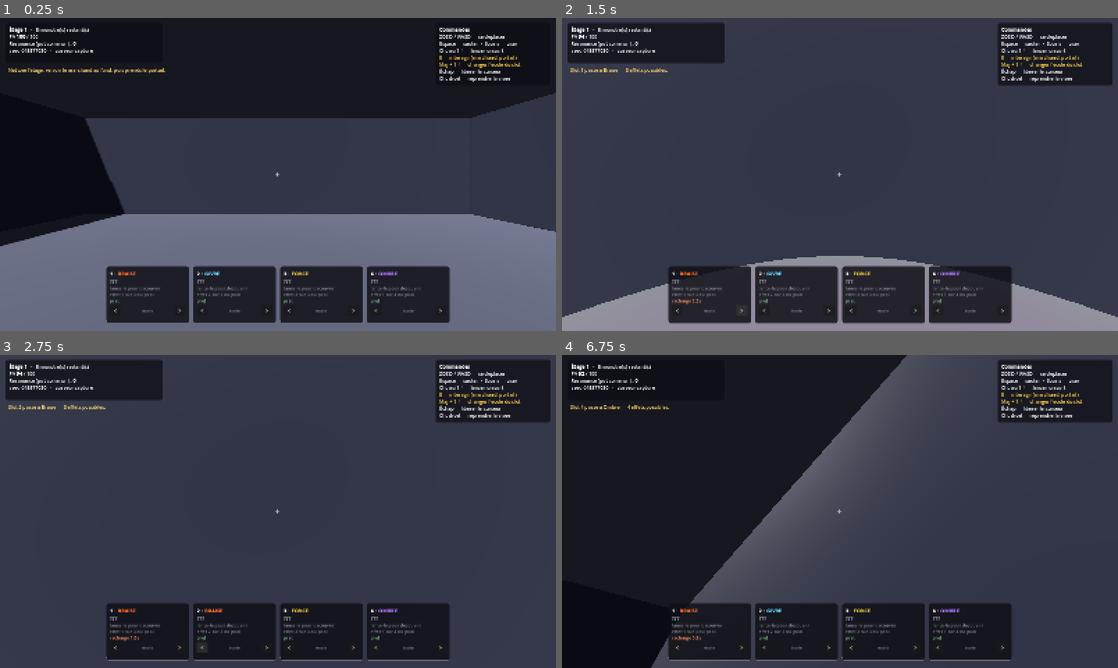
Above: before the commit, frames 1-4 (two rows, left to right).
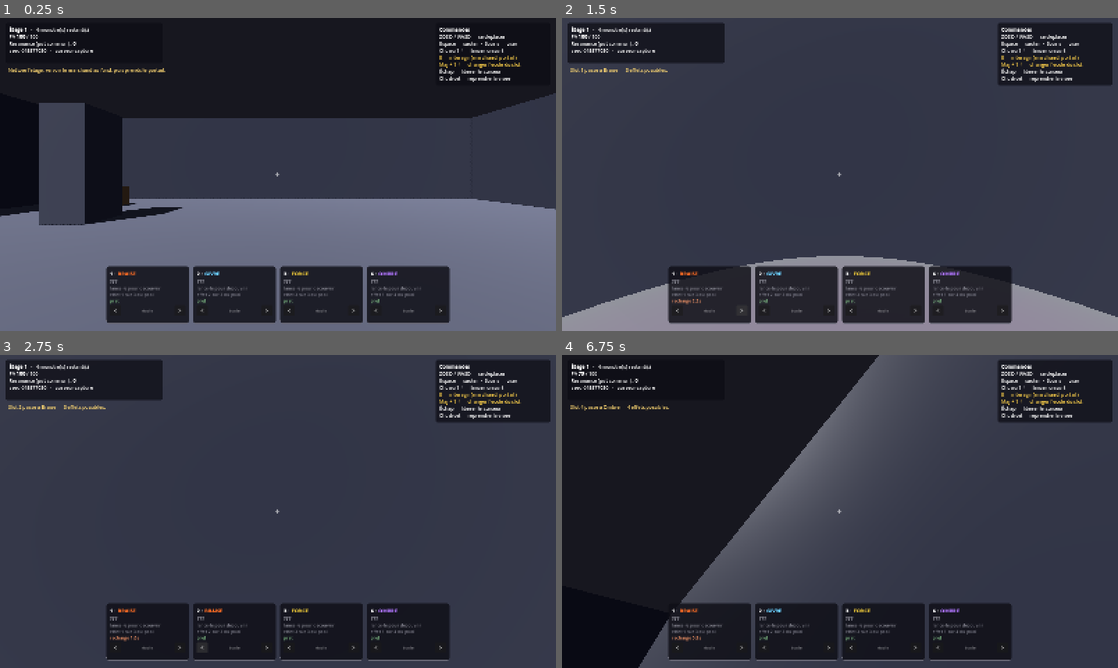
Above: after the commit, the same moments.

Repository: Treri-afk/depthcast
Game: Godot game, scene res://scenes/prototype.tscn
Two runs of this game, one before a commit and one after it. Both use one fixed random seed, a clock stepped at 60 frames per second and the inputs below.
Inputs (mouse positions are in pixels of both pictures, inside the frame that each line leads up to):
- Up to frame 1 (0.25 s): no input
- Up to frame 2 (1.5 s): click "<" at 0.5 s; click ">" at 1.25 s
- Up to frame 3 (2.75 s): click "<" at 2 s
- Up to frame 4 (6.75 s): click ">" at 2.75 s; click "<" at 3.5 s; click ">" at 4.25 s; click "<" at 5 s; click ">" at 5.75 s; move the mouse to (867, 511) at 6.52 s; hold W (proto_haut) from 6.53 s (still down); tap E (proto_interagir) at 6.6 s; click (867, 511) at 6.67 s

The runs differ from the first frame. In frame 1, 9.1% of the frame differs, in the area x 0-100%, y 3-73%; in frame 2, less than 0.1%; in frame 3, less than 0.1%; in frame 4, 3.0%.

Commit message:
feat: IA à états, trois archétypes de monstres, salles meublées et physiques
Un monstre qui fonce tout droit ne crée aucune décision chez le joueur.
L'IA devient une machine à états : approche, garde, assaut, repli. Le
monstre tourne autour de sa cible à distance de garde, choisit son
moment, charge deux fois plus vite qu'il ne marche, frappe, se replie.

Un éclat précède chaque attaque. Sans télégraphe, un coup n'est pas
esquivable, il est seulement subi.

Trois archétypes qui posent des problèmes différents, pas des variantes
de points de vie :
  Rôdeur — tourne et s'engage par à-coups, il faut anticiper l'assaut
  Brute  — avance sans dévier, encaisse, frappe fort : le kiting seul ne
           suffit plus, il faut la contrôler
  Rôdeuse ailée — vole, garde ses distances et tire, ignore les
           obstacles au sol et punit ceux qui restent à découvert

Le sens de rotation alterne selon l'id : sinon tous tournent du même
côté et forment une ronde parfaitement lisible, donc sans danger. Être
repoussé interrompt un assaut en cours.

Salles agrandies (22 à 30) et meublées : piliers en retrait qui créent
des angles morts, estrades avec marches qui donnent une raison de
sauter, caisses, tonneaux et tables en RigidBody3D.

Les objets réagissent aux sorts et aux corps. Répulsion, Attraction et
les novas les projettent, atténués par la distance et divisés par la
masse — une table lourde bouge moins qu'un tonneau. Joueur et monstres
les bousculent en marchant : un CharacterBody3D ne pousse pas un corps
rigide tout seul, il faut lui appliquer l'impulsion à la main.

Co-Authored-By: Claude Opus 5 <noreply@anthropic.com>

Diff:
--- a/scripts/prototype/monster_avatar.gd
+++ b/scripts/prototype/monster_avatar.gd
@@ -1,66 +1,182 @@
 class_name MonsterAvatar
 extends CharacterBody3D
-## Le corps d'un monstre dans le prototype. JETABLE — remplacé en C3.
+## Le corps et le comportement d'un monstre. JETABLE — remplacé en C3.
 ##
 ## Il ne connaît que son `monster_id`. Ses points de vie vivent dans
-## MonsterState, à l'intérieur de GameState (R1). Il ne s'inflige ni ne
-## s'applique jamais de dégâts lui-même : il écoute et il réagit.
+## MonsterState, à l'intérieur de GameState (R1). Il n'applique jamais de
+## dégâts lui-même : il soumet une intention au resolver (R4).
 ##
-## Sa position, en revanche, vit ici. C'est une simplification assumée du
-## prototype : les positions n'entreront dans GameState qu'en C3, avec la
-## réplication. D'ici là, pousser ou attirer un monstre est un effet de scène.
-
-const VITESSE: float = 2.6
-const DEGATS_CONTACT: int = 6
-const DELAI_ENTRE_COUPS: float = 1.0
-const PORTEE_CONTACT: float = 1.8
-## Vitesse à laquelle une poussée s'essouffle.
+## L'IA est une petite machine à états, et c'est volontaire : un monstre qui
+## fonce tout droit ne crée aucune décision chez le joueur. Ici il approche,
+## tourne autour, choisit son moment, frappe, se replie. C'est ce cycle qui
+## rend un combat lisible et anticipable.
+
+enum Etat { APPROCHE, GARDE, ASSAUT, REPLI }
+
 const AMORTISSEMENT: float = 6.0
+const GRAVITE: float = 26.0
+## Force avec laquelle un monstre bouscule les caisses et les tables.
+const POUSSEE_OBJETS: float = 3.0
+
+signal veut_tirer(depuis: Vector3, direction: Vector3, degats: int)
 
 var monster_id: int = -1
 ## Ce que le monstre poursuit. Un leurre peut prendre la place du joueur.
 var cible: Node3D = null
 ## Tant que c'est vrai, le monstre a perdu la trace du joueur (Voile).
 var aveugle: bool = false
-
+var stats: Dictionary = {}
+
+var _etat: Etat = Etat.APPROCHE
+var _minuteur: float = 0.0
 var _recharge: float = 0.0
+var _sens_orbite: float = 1.0
 var _impulsion: Vector3 = Vector3.ZERO
 var _facteur_vitesse: float = 1.0
 var _ralenti_restant: float = 0.0
 var _mesh: MeshInstance3D = null
 var _materiau: StandardMaterial3D = null
 var _teinte_restante: float = 0.0
+var _telegraphe: float = 0.0
 
 
 func _ready() -> void:
 	_mesh = get_node_or_null("Mesh") as MeshInstance3D
 	if _mesh != null:
 		_materiau = _mesh.get_surface_override_material(0) as StandardMaterial3D
+	# Un sens de rotation par monstre : sinon ils tournent tous du même côté
+	# et forment une ronde parfaitement lisible, donc sans danger.
+	_sens_orbite = 1.0 if (monster_id % 2 == 0) else -1.0
+	_recharge = float(stats.get("delai_assaut", 2.0)) * 0.5
 
 
 func _physics_process(delta: float) -> void:
 	_recharge = maxf(0.0, _recharge - delta)
+	_minuteur = maxf(0.0, _minuteur - delta)
+	_telegraphe = maxf(0.0, _telegraphe - delta)
 	_maj_ralentissement(delta)
 	_maj_teinte(delta)
 
-	# La poussée s'applique quel que soit l'état : être repoussé pendant qu'on
-	# est gelé doit rester lisible.
 	_impulsion = _impulsion.move_toward(Vector3.ZERO, AMORTISSEMENT * delta)
 
 	var deplacement := Vector3.ZERO
 	if cible != null and not aveugle:
-		var vers: Vector3 = cible.global_position - global_position
-		vers.y = 0.0
-		if vers.length() > PORTEE_CONTACT:
-			deplacement = vers.normalized() * VITESSE * _facteur_vitesse
-		elif _recharge <= 0.0 and not (cible is Node3D and cible.is_in_group("leurre")):
-			_frappe()
-			_recharge = DELAI_ENTRE_COUPS
+		deplacement = _decide(delta)
 
 	velocity.x = deplacement.x + _impulsion.x
 	velocity.z = deplacement.z + _impulsion.z
-	velocity.y = 0.0
+	_maj_vertical(delta)
 	move_and_slide()
+	_bouscule_les_objets()
+
+
+## Le coeur de l'IA. Retourne la vitesse horizontale voulue.
+func _decide(delta: float) -> Vector3:
+	var vers: Vector3 = cible.global_position - global_position
+	vers.y = 0.0
+	var distance: float = vers.length()
+	if distance < 0.01:
+		return Vector3.ZERO
+	var direction: Vector3 = vers / distance
+
+	var vitesse: float = float(stats.get("vitesse", 3.0)) * _facteur_vitesse
+	var garde: float = float(stats.get("distance_garde", 0.0))
+	var sur_un_leurre: bool = cible.is_in_group("leurre")
+
+	match _etat:
+		Etat.APPROCHE:
+			# Une brute n'a pas de distance de garde : elle arrive au contact.
+			if distance <= maxf(garde, float(stats.get("portee_frappe", 2.0))):
+				_etat = Etat.GARDE
+			return direction * vitesse
+
+		Etat.GARDE:
+			if distance > garde * 1.45:
+				_etat = Etat.APPROCHE
+				return direction * vitesse
+
+			if _recharge <= 0.0 and not sur_un_leurre:
+				_engage(distance)
+				return Vector3.ZERO
+
+			# Rotation autour de la cible, avec une légère correction radiale
+			# pour ne pas dériver au fil des tours.
+			var tangente: Vector3 = direction.cross(Vector3.UP) * _sens_orbite
+			var correction: float = clampf((distance - garde) / maxf(garde, 1.0), -1.0, 1.0)
+			return (tangente + direction * correction).normalized() * vitesse * 0.85
+
+		Etat.ASSAUT:
+			if distance <= float(stats.get("portee_frappe", 2.0)):
+				_frappe()
+				_etat = Etat.REPLI
+				_minuteur = float(stats.get("duree_repli", 0.6))
+				_recharge = float(stats.get("delai_assaut", 2.0))
+				return Vector3.ZERO
+			if _minuteur <= 0.0:
+				_etat = Etat.GARDE
+				_recharge = float(stats.get("delai_assaut", 2.0)) * 0.6
+			# L'assaut est plus rapide que la marche : c'est ce qui le rend
+			# menaçant, et ce qui donne au joueur quelque chose à esquiver.
+			return direction * vitesse * 2.1
+
+		Etat.REPLI:
+			if _minuteur <= 0.0:
+				_etat = Etat.GARDE
+			return -direction * vitesse * 0.9
+
+	return Vector3.ZERO
+
+
+## Passage à l'attaque. Les tireurs frappent à distance, les autres chargent.
+func _engage(distance: float) -> void:
+	if bool(stats.get("tire", false)):
+		if distance <= float(stats.get("portee_frappe", 12.0)):
+			var vers: Vector3 = (cible.global_position - global_position).normalized()
+			veut_tirer.emit(global_position, vers, int(stats.get("degats", 8)))
+			_recharge = float(stats.get("delai_assaut", 2.0))
+			_signale_attaque()
+		return
+
+	if float(stats.get("duree_assaut", 0.0)) <= 0.0:
+		# Sans phase de charge (la brute), on frappe dès qu'on est à portée.
+		if distance <= float(stats.get("portee_frappe", 2.0)):
+			_frappe()
+			_recharge = float(stats.get("delai_assaut", 2.0))
+		return
+
+	_etat = Etat.ASSAUT
+	_minuteur = float(stats.get("duree_assaut", 0.4))
+	_signale_attaque()
+
+
+## Un éclat juste avant de frapper : sans télégraphe, une attaque n'est pas
+## esquivable, elle est seulement subie.
+func _signale_attaque() -> void:
+	_telegraphe = 0.35
+	if _materiau != null:
+		_materiau.emission_enabled = true
+		_materiau.emission = Color(1.0, 0.85, 0.4)
+		_materiau.emission_energy_multiplier = 1.4
+
+
+func _maj_vertical(delta: float) -> void:
+	if not bool(stats.get("vole", false)):
+		velocity.y = 0.0 if is_on_floor() else velocity.y - GRAVITE * delta
+		return
+	# Le volant se maintient à son altitude, avec un léger flottement pour
+	# qu'il ne ressemble pas à une cible fixe.
+	var voulue: float = float(stats.get("hauteur_vol", 3.2)) \
+		+ sin(float(Time.get_ticks_msec()) * 0.002 + float(monster_id)) * 0.35
+	velocity.y = (voulue - global_position.y) * 3.0
+
+
+## Un monstre qui traverse une caisse sans la bouger casse l'illusion.
+func _bouscule_les_objets() -> void:
+	for i: int in get_slide_collision_count():
+		var collision := get_slide_collision(i)
+		var corps := collision.get_collider() as RigidBody3D
+		if corps != null:
+			corps.apply_central_impulse(-collision.get_normal() * POUSSEE_OBJETS)
 
 
 func _maj_ralentissement(delta: float) -> void:
@@ -70,35 +186,38 @@
 	_ralenti_restant -= delta
 	if _ralenti_restant <= 0.0:
 		_facteur_vitesse = 1.0
-		if _materiau != null:
+		if _materiau != null and _telegraphe <= 0.0:
 			_materiau.emission_enabled = false
 
 
 func _maj_teinte(delta: float) -> void:
+	if _telegraphe <= 0.0 and _materiau != null and _ralenti_restant <= 0.0 \
+			and _materiau.emission_enabled and _teinte_restante <= 0.0:
+		_materiau.emission_enabled = false
 	if _teinte_restante <= 0.0:
 		return
 	_teinte_restante = maxf(0.0, _teinte_restante - delta * 4.0)
 	if _materiau != null:
-		_materiau.albedo_color = Color(0.75, 0.3, 0.35).lerp(
-			Color(1.0, 1.0, 1.0), _teinte_restante
-		)
-
-
-## Même un monstre passe par le resolver : c'est lui, et lui seul, qui touche
-## aux points de vie (R4). L'avatar se contente de décrire son intention.
+		var base: Color = stats.get("couleur", Color(0.75, 0.3, 0.35))
+		_materiau.albedo_color = base.lerp(Color.WHITE, _teinte_restante)
+
+
+## Même un monstre passe par le resolver : lui seul touche aux points de vie.
 func _frappe() -> void:
 	var intent := EffectIntent.new()
 	intent.source_player_id = -1
 	intent.source_slot = -1
 	intent.kind = EffectIntent.Kind.DAMAGE
-	intent.amount = DEGATS_CONTACT
+	intent.amount = int(stats.get("degats", 6))
 	intent.target_ids = PackedInt64Array([0])
 	EffectResolver.submit(intent)
 
 
-## Poussée ou aspiration. Le vecteur donne la direction et la force.
 func repousse(vecteur: Vector3) -> void:
 	_impulsion += Vector3(vecteur.x, 0.0, vecteur.z)
+	# Être bousculé interrompt un assaut : on ne charge pas en étant projeté.
+	if _etat == Etat.ASSAUT:
+		_etat = Etat.GARDE
 
 
 func ralentis(facteur: float, duree: float) -> void:
@@ -112,5 +231,5 @@
 
 func encaisse_visuellement() -> void:
 	_teinte_restante = 1.0
-	scale = Vector3(1.25, 0.8, 1.25)
+	scale = Vector3(1.2, 0.85, 1.2)
 	create_tween().tween_property(self, "scale", Vector3.ONE, 0.18)
--- a/scripts/prototype/player_avatar.gd
+++ b/scripts/prototype/player_avatar.gd
@@ -116,8 +116,19 @@
 
 	velocity.y = vitesse_verticale
 	move_and_slide()
+	_bouscule_les_objets()
 
 	_ecoute_les_sorts()
+
+
+## Un CharacterBody3D ne pousse pas les corps rigides tout seul : il faut lui
+## dire. Sans ça, on traverse les caisses comme si elles étaient peintes au sol.
+func _bouscule_les_objets() -> void:
+	for i: int in get_slide_collision_count():
+		var collision := get_slide_collision(i)
+		var corps := collision.get_collider() as RigidBody3D
+		if corps != null:
+			corps.apply_central_impulse(-collision.get_normal() * 4.0)
 
 
 func _ecoute_les_sorts() -> void:
--- /dev/null
+++ b/scripts/prototype/prototype_bestiaire.gd
@@ -0,0 +1,87 @@
+class_name PrototypeBestiaire
+extends RefCounted
+## Les archétypes de monstres du PROTOTYPE. JETABLE — devient des Resources
+## `MonsterStats` en C3.
+##
+## La règle est la même que pour les sorts : chaque type doit poser un problème
+## DIFFÉRENT, pas être une variante de points de vie. Trois monstres qui foncent
+## tout droit en ligne droite, c'est un seul monstre décliné trois fois.
+##
+##   Rôdeur  — tourne autour de toi et ne s'engage que par à-coups. Il faut
+##             anticiper son assaut, pas juste reculer.
+##   Brute   — avance sans dévier, encaisse, frappe fort. Elle impose de bouger
+##             ou de la contrôler ; le kiting seul ne suffit pas.
+##   Rôdeuse ailée — vole, garde ses distances et tire. Elle punit ceux qui
+##             restent à découvert, et ignore les obstacles au sol.
+
+enum Archetype { RODEUR, BRUTE, VOLANT }
+
+const TYPES: Dictionary = {
+	Archetype.RODEUR: {
+		"nom": "Rôdeur",
+		"pv": 30,
+		"resonance": 12,
+		"vitesse": 4.2,
+		"degats": 7,
+		"distance_garde": 5.5,      ## distance à laquelle il tourne autour
+		"delai_assaut": 2.4,
+		"duree_assaut": 0.45,
+		"duree_repli": 0.7,
+		"portee_frappe": 2.0,
+		"taille": Vector3(1.1, 1.5, 1.1),
+		"couleur": Color(0.78, 0.32, 0.36),
+		"vole": false,
+	},
+	Archetype.BRUTE: {
+		"nom": "Brute",
+		"pv": 78,
+		"resonance": 26,
+		"vitesse": 2.1,
+		"degats": 17,
+		"distance_garde": 0.0,      ## elle ne garde aucune distance
+		"delai_assaut": 1.6,
+		"duree_assaut": 0.0,
+		"duree_repli": 0.0,
+		"portee_frappe": 2.6,
+		"taille": Vector3(1.9, 2.4, 1.9),
+		"couleur": Color(0.62, 0.24, 0.22),
+		"vole": false,
+	},
+	Archetype.VOLANT: {
+		"nom": "Rôdeuse ailée",
+		"pv": 22,
+		"resonance": 18,
+		"vitesse": 3.6,
+		"degats": 9,
+		"distance_garde": 11.0,
+		"delai_assaut": 2.0,
+		"duree_assaut": 0.0,
+		"duree_repli": 0.0,
+		"portee_frappe": 16.0,      ## portée de tir, pas de contact
+		"taille": Vector3(1.0, 0.8, 1.0),
+		"couleur": Color(0.55, 0.45, 0.85),
+		"vole": true,
+		"hauteur_vol": 3.4,
+		"tire": true,
+		"vitesse_projectile": 13.0,
+	},
+}
+
+
+static func stats(archetype: Archetype) -> Dictionary:
+	return TYPES[archetype]
+
+
+## Composition d'un étage. Elle se durcit en descendant : d'abord des rôdeurs
+## seuls, puis du volant qui force à lever les yeux, puis de la brute.
+static func composition(etage: int, rng: RandomNumberGenerator) -> Array:
+	var out: Array = []
+	out.append(Archetype.RODEUR)
+	out.append(Archetype.RODEUR)
+	if etage >= 1:
+		out.append(Archetype.VOLANT)
+	if etage >= 2:
+		out.append(Archetype.BRUTE)
+	if etage >= 3:
+		out.append(Archetype.VOLANT if rng.randf() < 0.5 else Archetype.RODEUR)
+	return out
--- a/scripts/prototype/prototype_root.gd
+++ b/scripts/prototype/prototype_root.gd
@@ -20,11 +20,12 @@
 const MULTIPLICATEURS: Array[float] = [1.0, 1.5, 2.0, 3.0]
 const PORTEE_INTERACTION: float = 3.2
 const SALLES_PAR_ETAGE: int = 3
-const TAILLE_SALLE_MIN: float = 13.0
-const TAILLE_SALLE_MAX: float = 19.0
+const TAILLE_SALLE_MIN: float = 22.0
+const TAILLE_SALLE_MAX: float = 30.0
+const HAUTEUR_PILIER: float = 4.0
 const LONGUEUR_COULOIR: float = 7.0
 const LARGEUR_COULOIR: float = 4.0
-const HAUTEUR_MUR: float = 4.0
+const HAUTEUR_MUR: float = 5.5
 const VITESSE_PROJECTILE: float = 34.0
 
 var _joueur: PlayerAvatar
@@ -48,6 +49,8 @@
 
 ## Socles du marchand et portail de descente.
 var _socles: Array[Dictionary] = []
+## Caisses, tonneaux et tables : tout ce que les sorts peuvent projeter.
+var _objets_physiques: Array[RigidBody3D] = []
 var _portail: Node3D = null
 var _cible_interaction: Dictionary = {}
 
@@ -178,6 +181,7 @@
 		enfant.queue_free()
 	_salles.clear()
 	_socles.clear()
+	_objets_physiques.clear()
 	_portail = null
 
 	var rng: RandomNumberGenerator = RngService.stream(RngService.STREAM_DUNGEON)
@@ -214,6 +218,7 @@
 		_batit_salle(centres[i], cotes[i], ouvertures)
 		_salles.append({"centre": centres[i], "taille": cotes[i],
 			"marchand": i == SALLES_PAR_ETAGE - 1})
+		_meuble_la_salle(centres[i], cotes[i], rng, i == SALLES_PAR_ETAGE - 1)
 
 	for i: int in SALLES_PAR_ETAGE - 1:
 		_batit_couloir(centres[i] + directions[i] * (cotes[i] * 0.5), directions[i])
@@ -235,6 +240,109 @@
 	for mur: Dictionary in murs:
 		_batit_mur(centre + mur["pos"], cote, mur["le_long_de_z"],
 			ouvertures.has(mur["dir"]))
+
+
+## Meuble une salle : piliers, estrade avec marches, caisses et tables.
+##
+## Deux intentions. D'abord casser la ligne de vue — un espace vide se traverse
+## en ligne droite, un espace encombré force à choisir un chemin. Ensuite donner
+## de la matière aux sorts : la Répulsion n'a aucun sens dans une pièce nue.
+func _meuble_la_salle(centre: Vector3, cote: float, rng: RandomNumberGenerator,
+		marchand: bool) -> void:
+	var demi: float = cote * 0.5
+
+	# Piliers : posés en retrait des murs, ils créent des angles morts.
+	var recul: float = demi * 0.52
+	for signe_x: float in [-1.0, 1.0]:
+		for signe_z: float in [-1.0, 1.0]:
+			if rng.randf() < 0.25:
+				continue
+			_ajoute_bloc(
+				centre + Vector3(signe_x * recul, HAUTEUR_PILIER * 0.5, signe_z * recul),
+				Vector3(1.5, HAUTEUR_PILIER, 1.5), Color(0.24, 0.25, 0.30))
+
+	if marchand:
+		_ajoute_estrade(centre + Vector3(0, 0, -demi * 0.62), 7.0, rng)
+		return
+
+	# Une estrade avec ses marches : de la verticalité, et une raison de sauter.
+	if rng.randf() < 0.7:
+		var angle: float = rng.randf() * TAU
+		var pos := centre + Vector3(cos(angle), 0, sin(angle)) * (demi * 0.55)
+		_ajoute_estrade(pos, rng.randf_range(4.5, 6.5), rng)
+
+	# Caisses, tonneaux, tables.
+	var combien: int = int(rng.randf_range(5, 9))
+	for i: int in combien:
+		var pos := centre + Vector3(
+			rng.randf_range(-demi * 0.78, demi * 0.78), 0.0,
+			rng.randf_range(-demi * 0.78, demi * 0.78))
+		if pos.distance_to(centre) < 3.0:
+			continue
+		var tirage: float = rng.randf()
+		if tirage < 0.45:
+			_ajoute_objet_physique(pos, Vector3(1.0, 1.0, 1.0), 7.0,
+				Color(0.48, 0.36, 0.24), false)
+		elif tirage < 0.8:
+			_ajoute_objet_physique(pos, Vector3(0.9, 1.2, 0.9), 9.0,
+				Color(0.40, 0.30, 0.20), true)
+		else:
+			_ajoute_objet_physique(pos + Vector3(0, 0.35, 0), Vector3(2.2, 0.25, 1.2),
+				14.0, Color(0.34, 0.26, 0.20), false)
+
+
+## Estrade et son escalier. Les marches sont assez basses pour être montées,
+## assez hautes pour que sauter serve.
+func _ajoute_estrade(centre: Vector3, cote: float, rng: RandomNumberGenerator) -> void:
+	var hauteur: float = rng.randf_range(1.0, 1.8)
+	_ajoute_bloc(centre + Vector3(0, hauteur * 0.5, 0),
+		Vector3(cote, hauteur, cote), Color(0.26, 0.27, 0.33))
+
+	var marches: int = 3
+	for i: int in marches:
+		var h: float = hauteur * (float(i + 1) / float(marches))
+		_ajoute_bloc(
+			centre + Vector3(0, h * 0.5, cote * 0.5 + 0.6 + float(marches - 1 - i) * 1.2),
+			Vector3(cote * 0.55, h, 1.2), Color(0.23, 0.24, 0.29))
+
+
+func _ajoute_objet_physique(pos: Vector3, taille: Vector3, masse: float,
+		couleur: Color, cylindrique: bool) -> void:
+	var corps := RigidBody3D.new()
+	corps.position = Vector3(pos.x, taille.y * 0.5 + 0.1, pos.z)
+	corps.mass = masse
+	# Un frein élevé : les objets glissent un peu puis se posent, au lieu de
+	# patiner à l'infini après une Répulsion.
+	corps.linear_damp = 1.6
+	corps.angular_damp = 2.4
+
+	var forme := CollisionShape3D.new()
+	var visuel := MeshInstance3D.new()
+	if cylindrique:
+		var cyl := CylinderShape3D.new()
+		cyl.radius = taille.x * 0.5
+		cyl.height = taille.y
+		forme.shape = cyl
+		var mesh := CylinderMesh.new()
+		mesh.top_radius = taille.x * 0.5
+		mesh.bottom_radius = taille.x * 0.5
+		mesh.height = taille.y
+		visuel.mesh = mesh
+	else:
+		var boite := BoxShape3D.new()
+		boite.size = taille
+		forme.shape = boite
+		var mesh := BoxMesh.new()
+		mesh.size = taille
+		visuel.mesh = mesh
+
+	var mat := StandardMaterial3D.new()
+	mat.albedo_color = couleur
+	visuel.material_override = mat
+	corps.add_child(forme)
+	corps.add_child(visuel)
+	_geometrie.add_child(corps)
+	_objets_physiques.append(corps)
 
 
 func _batit_mur(centre: Vector3, longueur: float, le_long_de_z: bool, perce: bool) -> void:
@@ -361,9 +469,8 @@
 		enfant.queue_free()
 	_avatars.clear()
 
-	# Placement seedé : la même seed rejoue le même étage (R3).
 	var rng: RandomNumberGenerator = RngService.stream(RngService.STREAM_DUNGEON)
-	var pv: int = PV_MONSTRE + GameState.run.floor_index * 8
+	var etage: int = GameState.run.floor_index
 
 	for index_salle: int in _salles.size():
 		var salle: Dictionary = _salles[index_salle]
@@ -371,40 +478,85 @@
 		if salle.get("marchand", false):
 			continue
 		var centre: Vector3 = salle["centre"]
-		var bord: float = float(salle["taille"]) * 0.5 - 2.5
-		# La première salle en contient moins : on y arrive sans être encerclé.
-		var combien: int = MONSTRES_PAR_SALLE - (1 if index_salle == 0 else 0)
-
-		for i: int in combien:
-			var id: int = GameState.spawn_monster(pv, RESONANCE_PAR_MONSTRE)
-			var avatar := MonsterAvatar.new()
-			avatar.monster_id = id
-			avatar.cible = _joueur
-
-			var forme := CollisionShape3D.new()
-			var boite := BoxShape3D.new()
-			boite.size = Vector3(1.2, 1.6, 1.2)
-			forme.shape = boite
-			avatar.add_child(forme)
-
-			var visuel := MeshInstance3D.new()
-			visuel.name = "Mesh"
-			var mesh := BoxMesh.new()
-			mesh.size = Vector3(1.2, 1.6, 1.2)
-			visuel.mesh = mesh
-			var mat := StandardMaterial3D.new()
-			mat.albedo_color = Color(0.75, 0.3, 0.35)
-			visuel.set_surface_override_material(0, mat)
-			avatar.add_child(visuel)
-
-			avatar.position = centre + Vector3(
-				rng.randf_range(-bord, bord), 0.9, rng.randf_range(-bord, bord)
-			)
-			_conteneur_monstres.add_child(avatar)
-			_avatars[id] = avatar
-
-
-# ── Lancer de sorts ───────────────────────────────────────────────────────
+		var bord: float = float(salle["taille"]) * 0.5 - 3.0
+
+		for archetype: int in PrototypeBestiaire.composition(etage, rng):
+			# La première salle est allégée : on ne doit pas être encerclé
+			# dès la première seconde d'un étage.
+			if index_salle == 0 and rng.randf() < 0.3:
+				continue
+			_fait_apparaitre(archetype, centre + Vector3(
+				rng.randf_range(-bord, bord), 0.0, rng.randf_range(-bord, bord)), etage)
+
+
+func _fait_apparaitre(archetype: int, pos: Vector3, etage: int) -> void:
+	var stats: Dictionary = PrototypeBestiaire.stats(archetype)
+	var pv: int = int(stats["pv"]) + etage * 6
+	var id: int = GameState.spawn_monster(pv, int(stats["resonance"]),
+		StringName(String(stats["nom"]).to_lower()))
+
+	var avatar := MonsterAvatar.new()
+	avatar.monster_id = id
+	avatar.cible = _joueur
+	avatar.stats = stats
+
+	var taille: Vector3 = stats["taille"]
+	var forme := CollisionShape3D.new()
+	var boite := BoxShape3D.new()
+	boite.size = taille
+	forme.shape = boite
+	avatar.add_child(forme)
+
+	var visuel := MeshInstance3D.new()
+	visuel.name = "Mesh"
+	var mesh := BoxMesh.new()
+	mesh.size = taille
+	visuel.mesh = mesh
+	var mat := StandardMaterial3D.new()
+	mat.albedo_color = stats["couleur"]
+	visuel.set_surface_override_material(0, mat)
+	avatar.add_child(visuel)
+
+	# Le volant démarre déjà en l'air, sinon on le voit décoller bêtement.
+	var hauteur: float = float(stats.get("hauteur_vol", taille.y * 0.5 + 0.2))
+	avatar.position = Vector3(pos.x, hauteur, pos.z)
+	avatar.veut_tirer.connect(_sur_tir_monstre)
+	_conteneur_monstres.add_child(avatar)
+	_avatars[id] = avatar
+
+
+## Projectile ennemi. Il passe par le resolver comme tout le reste (R4).
+func _sur_tir_monstre(depuis: Vector3, direction: Vector3, degats: int) -> void:
+	var bille := Area3D.new()
+	bille.position = depuis
+	var forme := CollisionShape3D.new()
+	var sphere := SphereShape3D.new()
+	sphere.radius = 0.3
+	forme.shape = sphere
+	bille.add_child(forme)
+	bille.add_child(_sphere_lumineuse(0.3, Color(0.85, 0.4, 0.9)))
+	add_child(bille)
+
+	var touche: Array[bool] = [false]
+	bille.body_entered.connect(func(corps: Node3D) -> void:
+		if touche[0]:
+			return
+		touche[0] = true
+		if corps is PlayerAvatar:
+			var intent := EffectIntent.new()
+			intent.source_player_id = -1
+			intent.source_slot = -1
+			intent.kind = EffectIntent.Kind.DAMAGE
+			intent.amount = degats
+			intent.target_ids = PackedInt64Array([0])
+			EffectResolver.submit(intent)
+		bille.queue_free()
+	)
+
+	var tween := create_tween()
+	tween.tween_property(bille, "position", depuis + direction * 22.0, 1.7)
+	tween.tween_callback(bille.queue_free)
+
 
 func _sur_lancer(slot_index: int, direction: Vector3) -> void:
 	var p: PlayerState = GameState.run.players[0]
@@ -543,7 +695,25 @@
 	var rayon: float = float(eff.get("rayon", 4.0))
 	_soumet_degats(slot_index, int(eff.get("degats", 10)),
 		_monstres_dans_rayon(rayon))
+	_deplace_les_objets(rayon, 14.0, true)
 	_anneau(rayon, couleur)
+
+
+## Les caisses et les tables subissent les mêmes souffles que les monstres.
+## Sans ça, une Répulsion dans une pièce meublée ne se voit qu'à moitié.
+func _deplace_les_objets(rayon: float, puissance: float, repousse: bool) -> void:
+	for corps: RigidBody3D in _objets_physiques:
+		if not is_instance_valid(corps):
+			continue
+		var vers: Vector3 = corps.global_position - _joueur.global_position
+		var distance: float = vers.length()
+		if distance > rayon or distance < 0.05:
+			continue
+		var sens: Vector3 = vers.normalized() * (1.0 if repousse else -1.0)
+		var attenuation: float = 1.0 - clampf(distance / rayon, 0.0, 0.85)
+		# Divisé par la masse : une table lourde bouge moins qu'un tonneau.
+		corps.apply_central_impulse(
+			(sens + Vector3.UP * 0.25) * puissance * attenuation * corps.mass * 0.5)
 
 
 ## Un éventail devant soi : très différent d'une nova, on doit être orienté.
@@ -603,6 +773,7 @@
 		avatar.repousse(sens * puissance * attenuation)
 		cibles.append(id)
 
+	_deplace_les_objets(rayon, puissance, repousse)
 	_soumet_degats(slot_index, int(eff.get("degats", 5)), cibles)
 	_anneau(rayon, couleur)
 
Not shown, added: scripts/prototype/prototype_bestiaire.gd.uid
